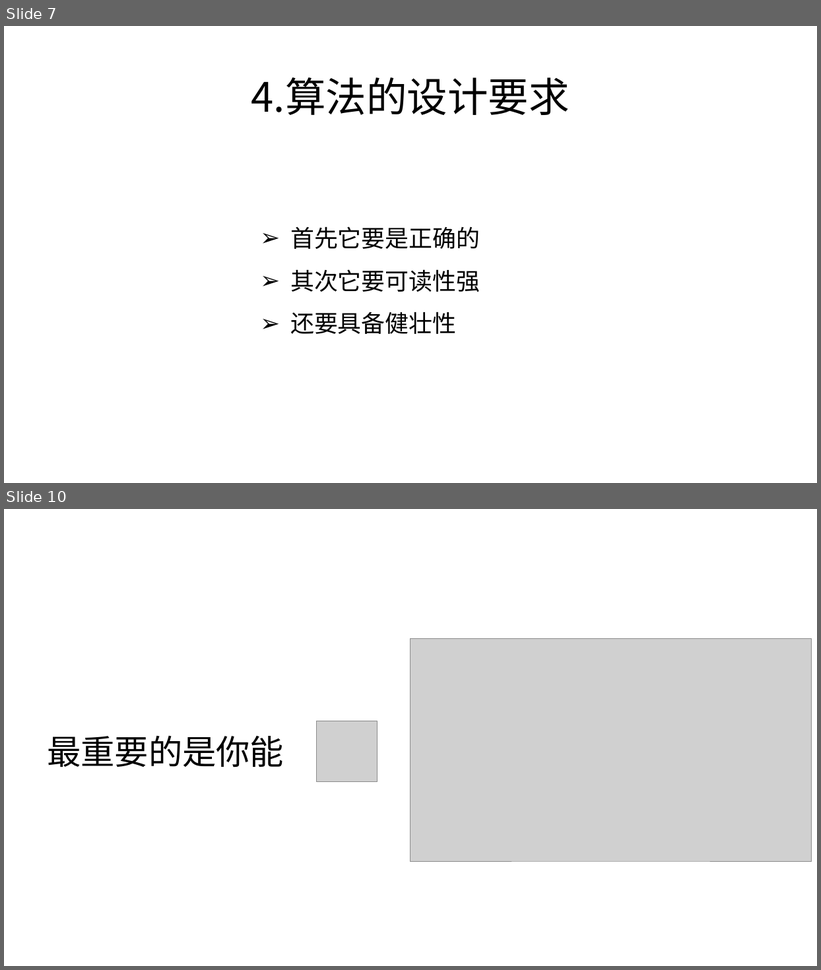
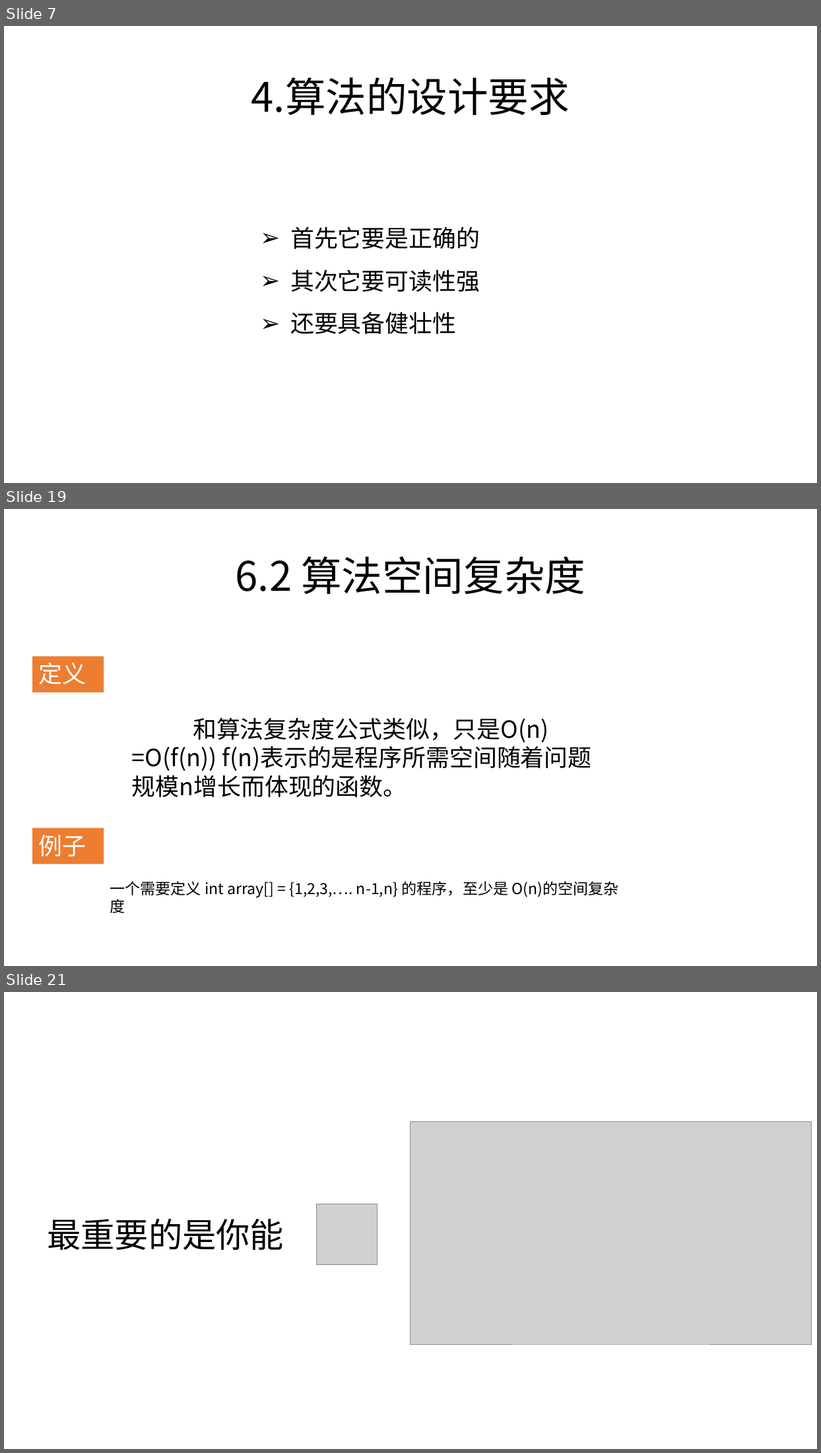
Before and after one commit to zjyesir/hmc_data_structure, a slide deck: 1.2算法.pptx. Shown one above the other, each under a label of ours: slides 7 and 10 before the commit, slides 7, 19 and 21 after it; the slides between them are not shown. The pictures are 821x970 and 821x1453 pixels, drawn with LibreOffice and Linux fonts; fonts in the diff are those of the drawing; grey boxes stand for pictures; background and template pictures are left out. Boxes give left, top, right and bottom in pixels: in the first picture for what was removed or moved away, otherwise in the second. Text is boxed around its words. In the diff, an @@ line names an element or a change of style, - is before the commit and + after.

```diff
--- a/1.2算法.pptx
+++ b/1.2算法.pptx
@@ slide 19 added at (4, 509, 817, 966), background picture (left out) @@
@@ text added at (236, 557, 585, 594), 48 pt, text #000000 @@
+6.2 算法空间复杂度
@@ rectangle added at (32, 657, 104, 692), fill #ED7D31, 28 pt, text #FFFFFF @@
+定义
@@ text added at (132, 718, 592, 797), 28 pt, text #000000 @@
+和算法复杂度公式类似，只是O(n) =O(f(n)) f(n)表示的是程序所需空间随着问题规模n增长而体现的函数。
@@ rectangle added at (32, 828, 104, 864), fill #ED7D31, 28 pt, text #FFFFFF @@
+例子
@@ text added at (110, 881, 618, 898), 18 pt, text #000000 @@
+一个需要定义 int array[] = {1,2,3,…. n-1,n} 的程序，至少是 O(n)的空间复杂度
@@ what was slide 10 is now slide 21 @@
```
Also in this commit, not shown: 1 slide changed, 11 other slides added, 1 slide removed.
